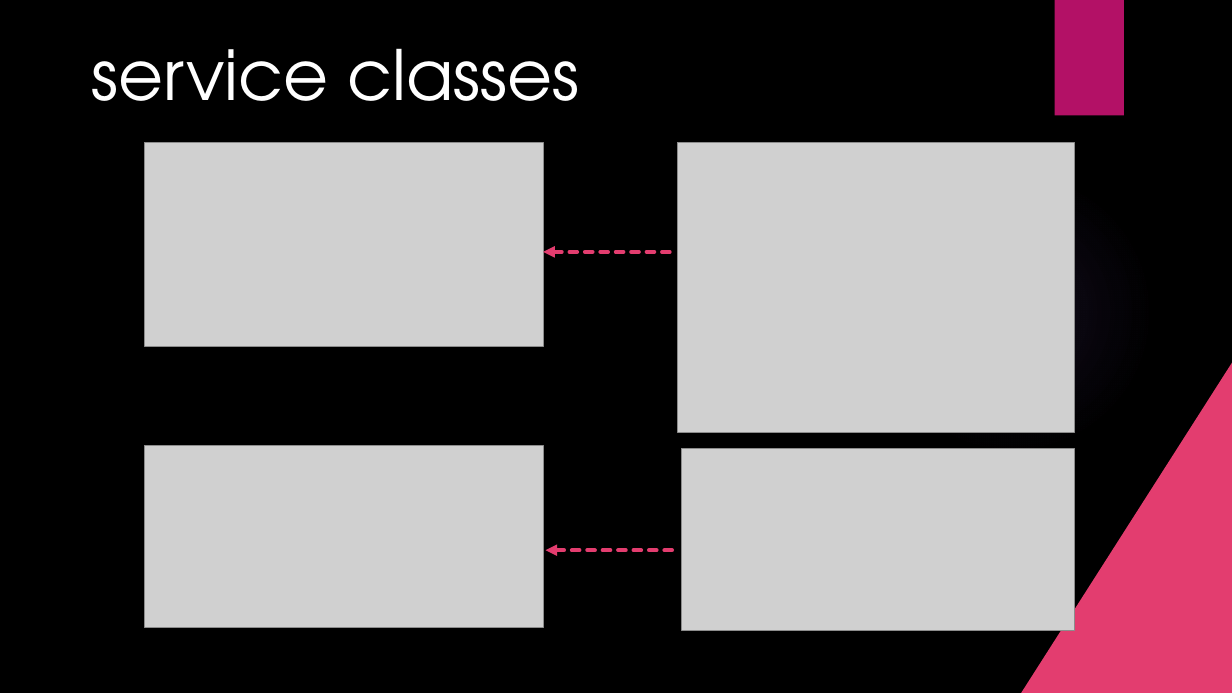
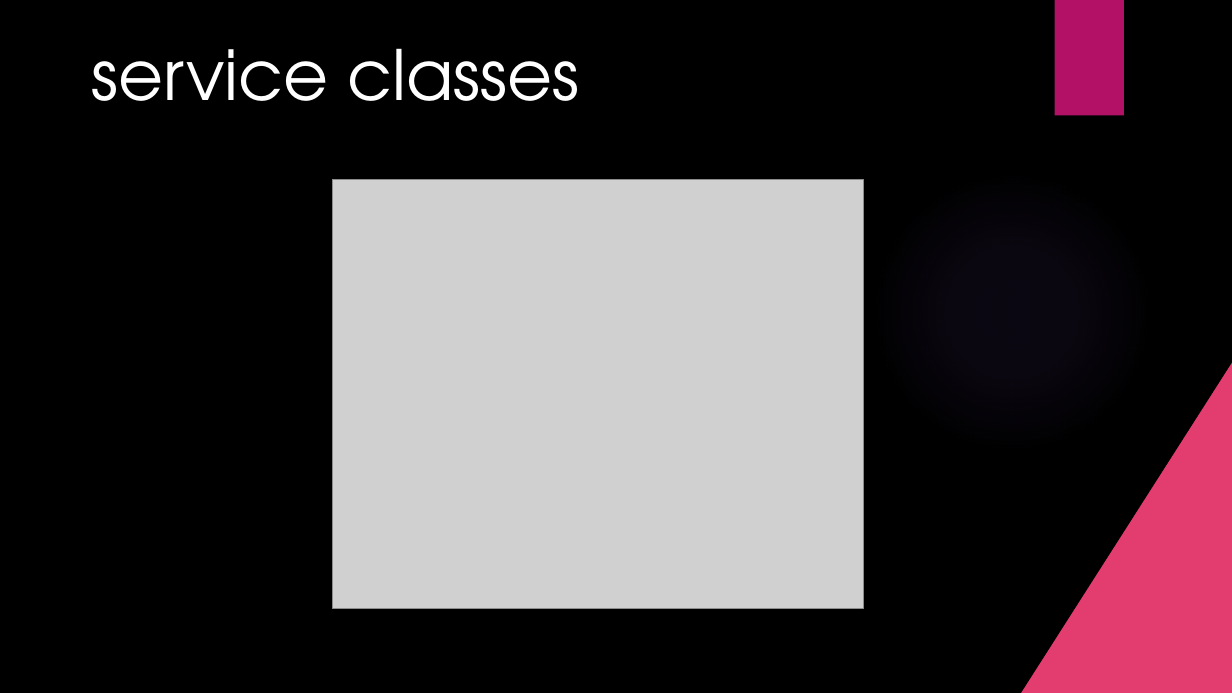
Before and after one commit to kagdheerendra/Assignment_YashTechnology, a slide deck: slide 13 of e-commerce-case-study/ecommerce_ppt.pptx. Drawn at 1232x693 pixels with LibreOffice and Linux fonts; fonts in the diff are those of the drawing; grey boxes stand for pictures; background and template pictures are left out. Boxes give left, top, right and bottom in pixels: in the first picture for what was removed or moved away, otherwise in the second. Text is boxed around its words. In the diff, an @@ line names an element or a change of style, - is before the commit and + after.

Commit message:
fix: change in ppt

```diff
--- a/e-commerce-case-study/ecommerce_ppt.pptx
+++ b/e-commerce-case-study/ecommerce_ppt.pptx
@@ picture removed at [145,143,543,347] @@
@@ picture removed at [678,143,1075,433] @@
@@ picture added at [333,179,864,609] @@
@@ arrow removed from (672, 252) to (543, 252) @@
@@ picture removed at [145,445,543,628] @@
@@ picture removed at [682,448,1075,630] @@
@@ arrow removed from (675, 550) to (545, 550) @@
```
Also in this commit, not shown: 2 other slides changed, 1 slide added, 3 slides removed.
